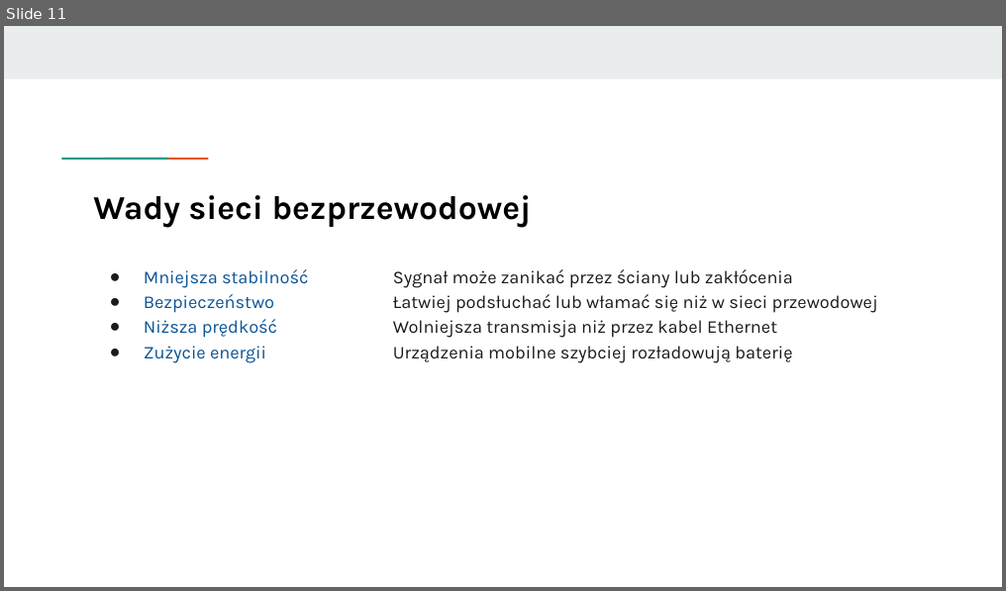
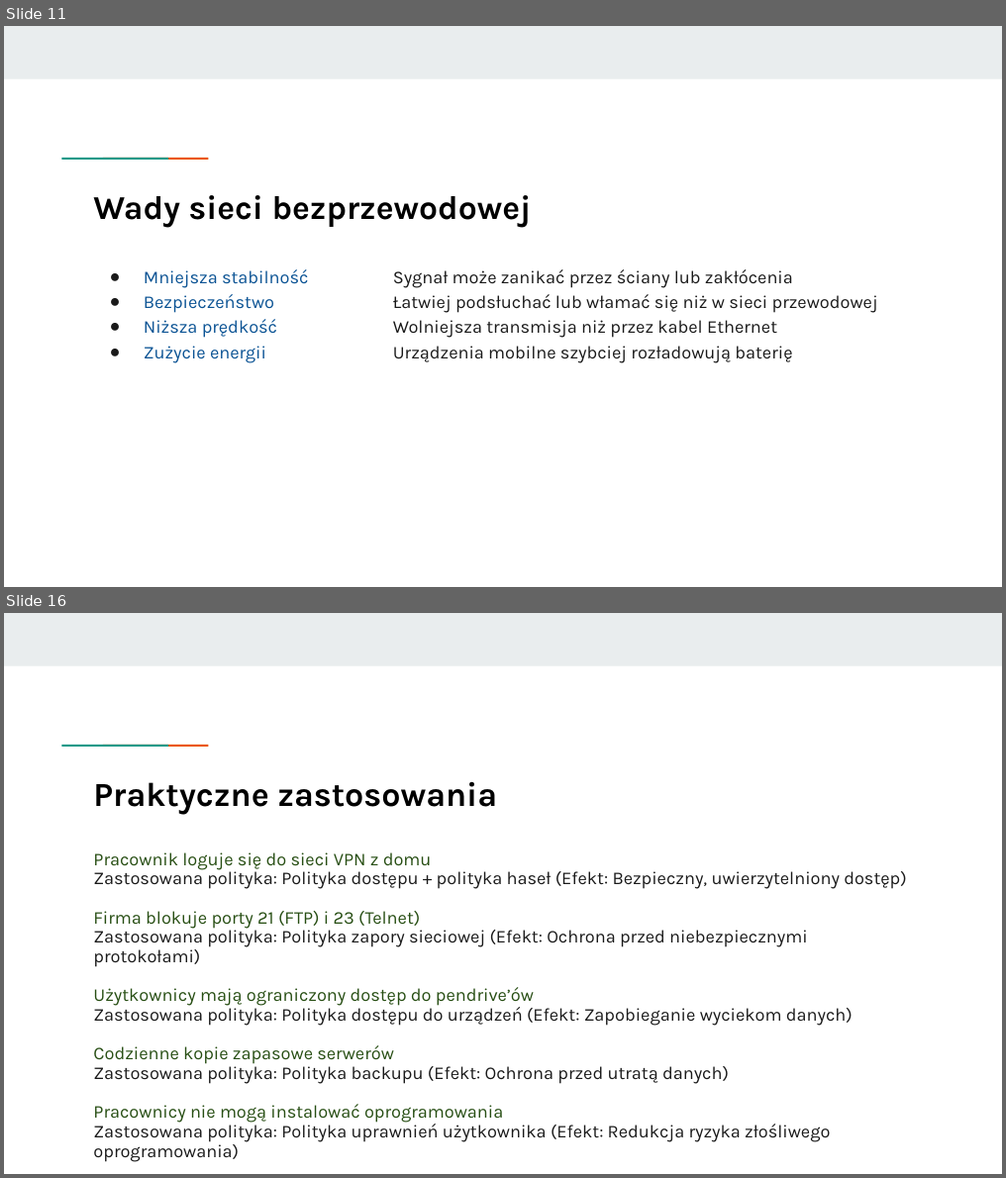
Before and after one commit to KasiaKasia/PRZEDMIOTY, a slide deck: ZASTOSOWANIE_INFORMATYKI/1A-gr_2/Zastosowanie informatyki - 1A gr. 2-plik2.pptx. Shown one above the other, each under a label of ours: slide 11 before the commit, slides 11 and 16 after it; the slides between them are not shown. The pictures are 1006x591 and 1006x1178 pixels, drawn with LibreOffice and Linux fonts; fonts in the diff are those of the drawing. Boxes give left, top, right and bottom in pixels: in the first picture for what was removed or moved away, otherwise in the second. Text is boxed around its words. In the diff, an @@ line names an element or a change of style, - is before the commit and + after.

```diff
--- a/ZASTOSOWANIE_INFORMATYKI/1A-gr_2/Zastosowanie informatyki - 1A gr. 2-plik2.pptx
+++ b/ZASTOSOWANIE_INFORMATYKI/1A-gr_2/Zastosowanie informatyki - 1A gr. 2-plik2.pptx
@@ slide 16 added at [4, 613, 1002, 1174], background #FFFFFF; not listed: 3 template elements that a slide beside it also shows @@
@@ title added at [93, 781, 497, 814], 24.3 pt, text #000000, bold @@
+Praktyczne zastosowania
@@ text added at [93, 853, 906, 1162], 13 pt, text #1A1A1A @@
+Pracownik loguje się do sieci VPN z domu
+Zastosowana polityka: Polityka dostępu + polityka haseł (Efekt: Bezpieczny, uwierzytelniony dostęp)
+Firma blokuje porty 21 (FTP) i 23 (Telnet)
+Zastosowana polityka: Polityka zapory sieciowej (Efekt: Ochrona przed niebezpiecznymi protokołami)
+Użytkownicy mają ograniczony dostęp do pendrive’ów
+Zastosowana polityka: Polityka dostępu do urządzeń (Efekt: Zapobieganie wyciekom danych)
+Codzienne kopie zapasowe serwerów
+Zastosowana polityka: Polityka backupu (Efekt: Ochrona przed utratą danych)
+Pracownicy nie mogą instalować oprogramowania
+Zastosowana polityka: Polityka uprawnień użytkownika (Efekt: Redukcja ryzyka złośliwego oprogramowania)
```
Also in this commit, not shown: 9 other slides added, 1 other file.
